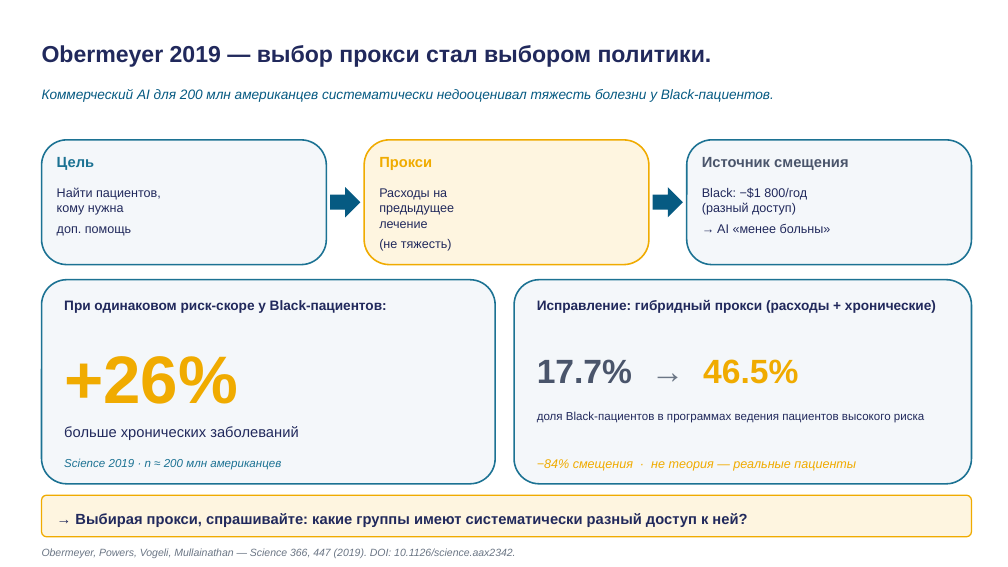
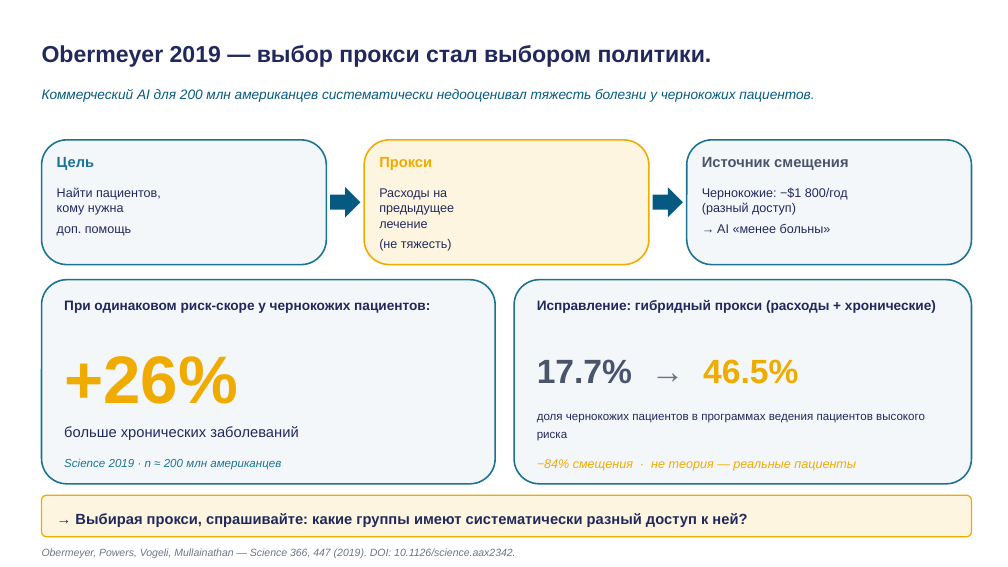
Before and after one commit to tellina-study/AI-usage-lessons, a slide deck: slide 26 of library/lectures/lec-04/rendered/lec-04.pptx (slide 27 before the commit). Drawn at 1008x567 pixels with LibreOffice and Linux fonts; fonts in the diff are those of the drawing. Boxes give left, top, right and bottom in pixels: in the first picture for what was removed or moved away, otherwise in the second. Text is boxed around its words. In the diff, an @@ line names an element or a change of style, - is before the commit and + after.

```diff
--- a/library/lectures/lec-04/rendered/lec-04.pptx
+++ b/library/lectures/lec-04/rendered/lec-04.pptx
@@ text at <box>42,89,814,102</box>: text changed @@
-Коммерческий AI для 200 млн американцев систематически недооценивал тяжесть болезни у Black-пациентов.
+Коммерческий AI для 200 млн американцев систематически недооценивал тяжесть болезни у чернокожих пациентов.
@@ text at <box>702,188,848,233</box>: text changed @@
-Black: −$1 800/год
-(разный доступ)
-→ AI «менее больны»
+Чернокожие: −$1 800/год
+(разный доступ)
+→ AI «менее больны»
@@ text at <box>64,300,430,313</box>: text changed @@
-При одинаковом риск-скоре у Black-пациентов:
+При одинаковом риск-скоре у чернокожих пациентов:
@@ text at <box>537,414,925,441</box>: text changed @@
-доля Black-пациентов в программах ведения пациентов высокого риска
+доля чернокожих пациентов в программах ведения пациентов высокого риска
```
Also in this commit, not shown: 15 other slides changed, 2 slides added, 3 slides removed, 38 other files.
